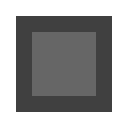
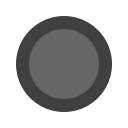
Layer changes from the first 128 x 128 image to the second:
added group "Circle" with 2 layers above "Square" over [16, 16, 112, 112]
added layer "Start Point" in group "Circle" over [16, 16, 112, 112]
added group "Square" with 8 layers above "Background" over [16, 16, 112, 112]
hid group "Start" (2 layers), moved it into group "Square" over [16, 16, 112, 112]
